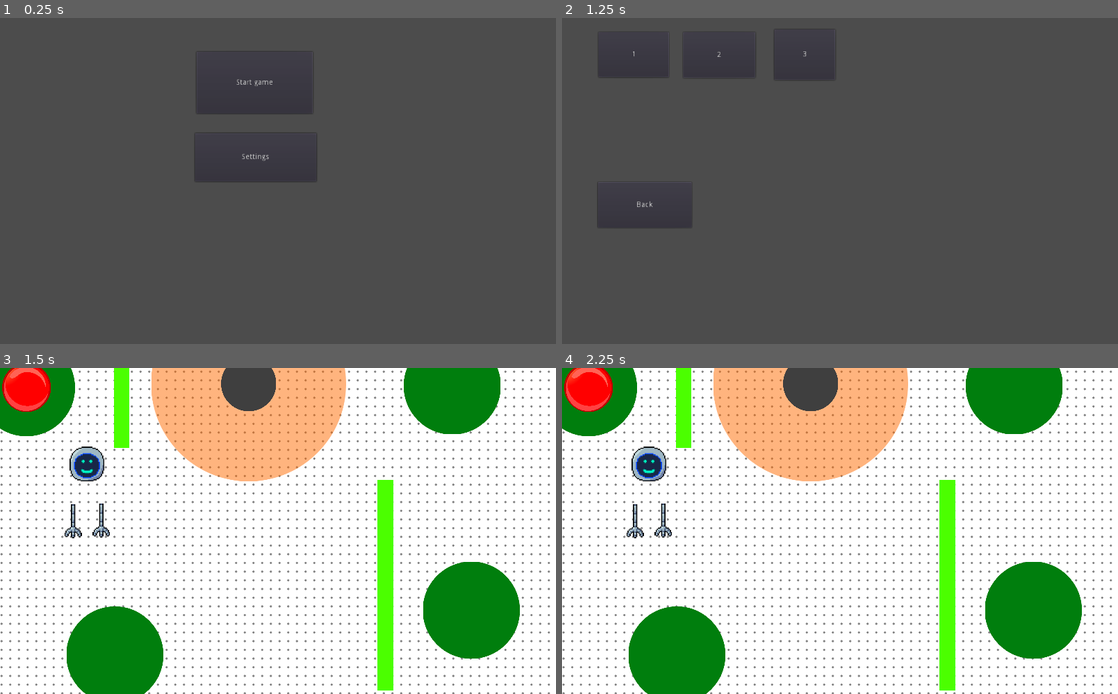
Above: before the commit, frames 1-4 (two rows, left to right).
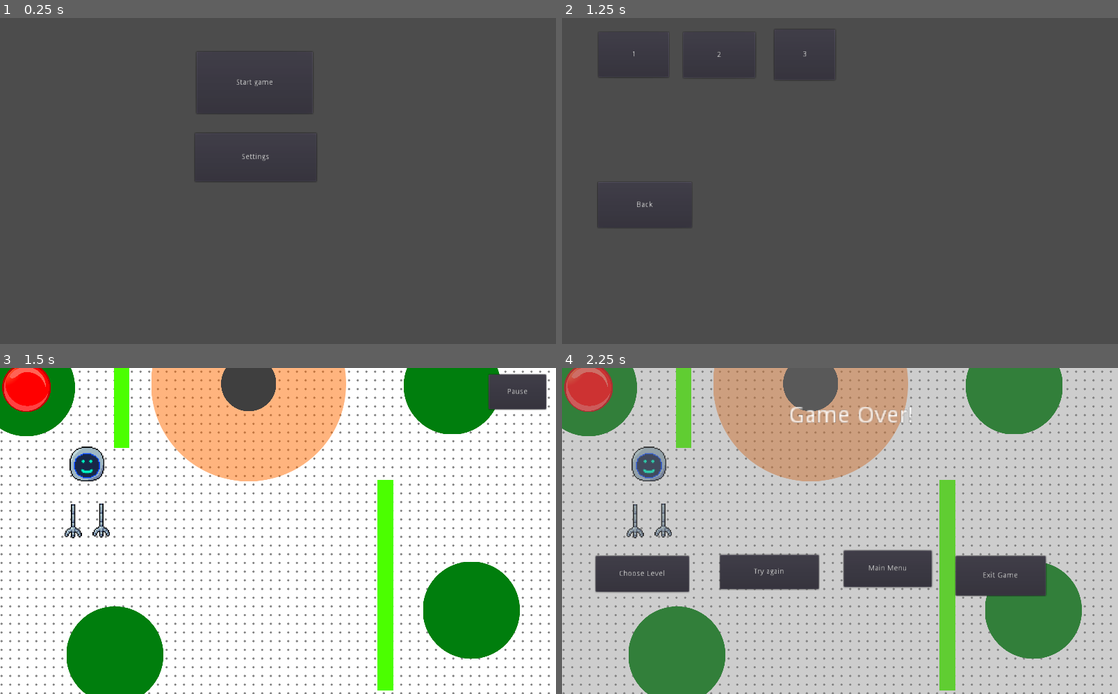
Above: after the commit, the same moments.

Repository: BaseCrusher/sdent_project
Game: Godot game, scene res://UI/MainMenu/MainMenu.tscn
Two runs of this game, one before a commit and one after it. Both use one fixed random seed, a clock stepped at 60 frames per second and the inputs below.
Inputs (mouse positions are in pixels of both pictures, inside the frame that each line leads up to):
- Up to frame 1 (0.25 s): no input
- Up to frame 2 (1.25 s): click "Start game" at 0.5 s
- Up to frame 3 (1.5 s): click "1" at 1.25 s
- Up to frame 4 (2.25 s): click (1079, 390) at 2 s, where only the run after the commit has a clickable "Pause"

Frames 1-2 are identical in both runs. In frame 3, 1.2% of the frame differs, in the area x 87-99%, y 1-14%; in frame 4, 97%, in the area x 0-100%, y 0-100%.

Commit message:
improved how levels are loaded

Diff:
--- a/GameObjects/Character/CharacterScript.gd
+++ b/GameObjects/Character/CharacterScript.gd
@@ -15,19 +15,21 @@
 var move_direction : Vector2 = Vector2.ZERO
 var speed : float = 0.0
 var state : int = CharacterStates.ATTACHED_TO_PLATE
+var current_level
 # Offset between mouse and character center. Needed for better pull mechanic
 var grabbed_offset = Vector2()
 
-onready var level_global : Node = $"/root/LevelGlobal"
+func _ready():
+	$"./..".connect("ready", self, "_on_finished_level_loading")
 
 
-func _ready():
-	start_pos = position
-
+func _on_finished_level_loading():
+	current_level = $"/root/LevelGlobal".current_level
+	start_pos = global_position
 
 func set_position(new_position : Vector2) -> void:
-	position = new_position
-	start_pos = position
+	global_position = new_position
+	start_pos = global_position
 
 
 func _input(event):
@@ -41,39 +43,41 @@
 
 
 func _physics_process(delta):
-	if is_selected:
-		# Move character with mouse
+	if current_level != null and not current_level.is_game_over:
+		if speed == 0 and state != CharacterStates.ATTACHED_TO_PLATE:
+			current_level.game_over()
 
-		# TODO: Check if offset needt to be added before or after set length.
-		var temp_position = get_global_mouse_position() - start_pos + grabbed_offset
-		if temp_position.length() >= MAX_PULL_LENGTH:
-			temp_position = temp_position.clamped(MAX_PULL_LENGTH)
-		position = start_pos + temp_position
-	else:
-		# Move character when mouse released
-		position = position + (move_direction * speed * delta)
-		speed *= DAMPING
-		if speed <=10e-5:
-			move_direction = Vector2.ZERO
-			speed = 0
-		start_pos = global_position
-		pass
+		if is_selected:
+			# TODO: Check if offset needt to be added before or after set length.
+			var temp_position = get_global_mouse_position() - start_pos + grabbed_offset
+			if temp_position.length() >= MAX_PULL_LENGTH:
+				temp_position = temp_position.clamped(MAX_PULL_LENGTH)
+			global_position = start_pos + temp_position
+		else:
+			# Move character when mouse released
+			global_position = global_position + (move_direction * speed * delta)
+			speed *= DAMPING
+			if speed <=10e-3:
+				move_direction = Vector2.ZERO
+				speed = 0
+			start_pos = global_position
+			pass
 
 
 func handle_pulling():
 	is_selected = true
-	grabbed_offset = position - get_global_mouse_position()
+	grabbed_offset = global_position - get_global_mouse_position()
 	pass
 
 
 func handle_releasing():
 	is_selected = false
-	var distance = position.distance_to(start_pos)
+	var distance = global_position.distance_to(start_pos)
 	if distance > MIN_PULL_LENGTH:
 		state = CharacterStates.FLYING
-		move_direction = position.direction_to(start_pos) * distance * DIRECTION_VECTOR_MULTIPLIER
+		move_direction = global_position.direction_to(start_pos) * distance * DIRECTION_VECTOR_MULTIPLIER
 		speed = distance / VECTOR_LENGTH_TO_SPEED
 		if speed > MAX_SPEED:
 			speed = MAX_SPEED
 	else:
-		position = start_pos
+		global_position = start_pos
--- a/GameObjects/GravityFields/GravityField.gd
+++ b/GameObjects/GravityFields/GravityField.gd
@@ -2,17 +2,24 @@
 
 export(bool) var is_pulling = false
 var is_in_gravity: bool = false
-onready var level_global : Node = $"/root/LevelGlobal"
+onready var current_level : Node
+onready var character
+
+
+func _ready():
+	current_level = $"/root/LevelGlobal".current_level
+	character = current_level.character
 
 func _physics_process(delta) -> void:
-	if is_in_gravity:
-		if is_pulling:
-			level_global.character.move_direction += (global_position - level_global.character.position).normalized() * 20
-			level_global.character.speed += (global_position - level_global.character.position).length() / 100 / level_global.character.VECTOR_LENGTH_TO_SPEED
-		else:
-			level_global.character.move_direction -= (global_position - level_global.character.position).normalized() * 20
-			# TODO: add better calculation
-			level_global.character.speed += (global_position - level_global.character.position).length() / 100 / level_global.character.VECTOR_LENGTH_TO_SPEED
+	if current_level != null and not current_level.is_game_over:
+		if is_in_gravity:
+			if is_pulling:
+				character.move_direction += (global_position - character.global_position).normalized() * 20
+				character.speed += (global_position - character.global_position).length() / 100 / character.VECTOR_LENGTH_TO_SPEED
+			else:
+				character.move_direction -= (global_position - character.global_position).normalized() * 20
+				# TODO: add better calculation
+				character.speed += (global_position - character.global_position).length() / 100 / character.VECTOR_LENGTH_TO_SPEED
 
 
 
--- a/GameObjects/JumpPlates/JumpPlateScript.gd
+++ b/GameObjects/JumpPlates/JumpPlateScript.gd
@@ -4,16 +4,18 @@
 export(bool) var is_start_plate
 export(bool) var is_end_plate
 
-onready var level_global : Node = $"/root/LevelGlobal"
-onready var character : Node2D = level_global.get_character_node()
+onready var current_level : Node
+onready var character : Node2D
 
 var is_active : bool = true
 
 func _ready():
-	level_global.JUMP_PLATES.append(self)
+	current_level = $"/root/LevelGlobal".current_level
+	character = current_level.character
+	current_level.JUMP_PLATES.append(self)
 	if is_start_plate:
-		level_global.start_node = self
-		character.set_position(position)
+		current_level.start_node = self
+		character.set_position(self.position)
 
 
 func character_entered(body : Node):
@@ -21,10 +23,10 @@
 		print("bla")
 
 	if is_active and body is Character:
-		level_global.activate_all_jump_plates()
+		current_level.activate_all_jump_plates()
 		is_active = false
 		character.speed = 0.0
 		character.move_direction = Vector2.ZERO
 		character.state = CharacterStates.ATTACHED_TO_PLATE
-		character.position = position
+		character.global_position = position
 	pass # Replace with function body.
--- a/GameObjects/Obstacles/BarrierObstacleScript.gd
+++ b/GameObjects/Obstacles/BarrierObstacleScript.gd
@@ -1,6 +1,12 @@
 extends Node2D
 
-onready var level_global : LevelGlobal = $"/root/LevelGlobal"
+var current_level
+var character : Character
+
+func _ready():
+	current_level = $"/root/LevelGlobal".current_level
+	character = current_level.character
 
 func _on_body_entered(body) -> void:
-	level_global.game_over()
+	if character.state != CharacterStates.ATTACHED_TO_PLATE:
+		current_level.game_over()
--- a/Levels/AbstractLevelSript.gd
+++ b/Levels/AbstractLevelSript.gd
@@ -1,17 +1,33 @@
 extends Node2D
 
+onready var level_global : Node = $"/root/LevelGlobal"
+var JUMP_PLATES = []
+var start_node : Node2D = null
+var character : KinematicBody2D
+var is_game_over = false
+var current_level = null
 
-# Declare member variables here. Examples:
-# var a = 2
-# var b = "text"
-onready var level_global : Node = $"/root/LevelGlobal"
+func _ready():
+	var scene = preload("res://GameObjects/Character/Character.tscn").instance()
+	add_child(scene)
+	character = scene as KinematicBody2D
+	character.z_index = 10
+	level_global.current_level = self
 
-# Called when the node enters the scene tree for the first time.
-func _ready():
-	level_global.set_current_level(get_node("./.."))
-	pass # Replace with function body.
+func get_character_node() -> KinematicBody2D:
+	if character == null:
+		var scene = preload("res://GameObjects/Character/Character.tscn").instance()
+		add_child(scene)
+		character = scene as KinematicBody2D
+		character.z_index = 10
+		$LevelUI/LevelCamera.on_character_added(character)
+	return character
 
+func game_over():
+	is_game_over = true
+	character.speed = 0.0
+	$LevelUI/GameOver._on_game_over()
 
-# Called every frame. 'delta' is the elapsed time since the previous frame.
-#func _process(delta):
-#	pass
+func activate_all_jump_plates():
+	for plate in JUMP_PLATES:
+		plate.is_active = true
--- a/Levels/LevelGlobal.gd
+++ b/Levels/LevelGlobal.gd
@@ -1,45 +1,3 @@
 extends Node
 
-const JUMP_PLATES = []
-var start_node : Node2D = null
-var character : KinematicBody2D
-var is_game_over = false
-var current_level = null
-signal game_over
-signal level_loaded
-
-func get_character_node() -> KinematicBody2D:
-	if character == null:
-		var scene = preload("res://GameObjects/Character/Character.tscn").instance()
-		add_child(scene)
-		character = scene as KinematicBody2D
-		character.z_index = 10
-	return character
-
-
-func _ready():
-	pass
-
-func set_current_level(level):
-	current_level = level
-	emit_signal("level_loaded")
-	pass
-
-func _process(delta):
-	if current_level != null and not is_game_over and character.speed == 0.0 and character.state != CharacterStates.ATTACHED_TO_PLATE:
-		game_over()
-	pass
-
-
-func activate_all_jump_plates():
-	for plate in JUMP_PLATES:
-		plate.is_active = true
-
-func game_over():
-	is_game_over = true
-	emit_signal("game_over")
-
-
-func remove_character():
-	remove_child(character)
-	character = null
+var current_level
--- a/UI/LevelUI/GameOver.gd
+++ b/UI/LevelUI/GameOver.gd
@@ -1,45 +1,18 @@
 extends CanvasLayer
-
-
-# Declare member variables here. Examples:
-# var a = 2
-# var b = "text"
-
-
-# Called when the node enters the scene tree for the first time.
-onready var level_global : Node = $"/root/LevelGlobal"
-
-func _ready():
-	level_global.connect("game_over", self, "_on_game_over")
-	level_global.connect("level_loaded", self, "_on_level_loaded")
-	pass # Replace with function body.
-
-
-# Called every frame. 'delta' is the elapsed time since the previous frame.
-#func _process(delta):
-#	pass
-
-func _on_level_loaded():
-	$GameOver.visible = false
-	pass
 
 func _on_game_over():
 	$GameOver.visible = true
-	pass
 
 func _on_TryAgainBtn_pressed():
-	level_global.current_level.reset()
-	pass # Replace with function body.
+	get_tree().reload_current_scene()
 
 
 func _on_ChooseLvlBtn_pressed():
 	get_tree().change_scene("res://UI/LevelMenu/ChooseLvlMenu.tscn")
-	level_global.remove_character()
 
 
 func _on_MainMenuBtn_pressed():
 	get_tree().change_scene("res://UI/MainMenu/MainMenu.tscn")
-	level_global.remove_character()
 
 
 func _on_ExitBtn_pressed():
--- a/UI/LevelUI/GameOver.tscn
+++ b/UI/LevelUI/GameOver.tscn
@@ -7,6 +7,7 @@
 script = ExtResource( 1 )
 
 [node name="GameOver" type="Node2D" parent="."]
+visible = false
 
 [node name="TryAgainBtn" type="Button" parent="GameOver"]
 margin_left = 291.325
--- a/UI/LevelUI/LevelCamera.gd
+++ b/UI/LevelUI/LevelCamera.gd
@@ -1,12 +1,7 @@
 extends Camera2D
 
-
-# Declare member variables here. Examples:
-# var a = 2
-# var b = "text"
-
-onready var level_global : Node = $"/root/LevelGlobal"
-onready var character : Node = level_global.get_character_node()
+onready var current_level : Node
+onready var character : Node
 onready var ui_node : Node = $"./.."
 
 var is_in_character = false
@@ -18,26 +13,32 @@
 const min_zoom = Vector2(1, 1)
 var max_zoom = Vector2(10, 10)
 
-# Called when the node enters the scene tree for the first time.
 func _ready():
+	$"./../..".connect("ready", self, "_on_finished_level_loading")
+
+
+func _on_finished_level_loading():
+	current_level = $"./../.."
+	character = current_level.character
 	character.connect("mouse_entered", self, "_handle_mouse_entered_character")
 	character.connect("mouse_exited", self, "_handle_mouse_exited_character")
-	pass # Replace with function body.
+
+
 
 func _handle_mouse_entered_character():
 	is_in_character = true
-	pass
+
 
 func _handle_mouse_exited_character():
 	is_in_character = false
-	pass
+
 
 func _process(delta):
 	zoom = lerp(zoom, target_zoom, delta * zoom_speed)
-	pass
+
 
 func _input(event):
-	if not level_global.is_game_over:
+	if current_level != null and not current_level.is_game_over:
 		if event is InputEventMouseButton and event.button_index == BUTTON_LEFT:
 			if not is_in_character:
 				if event.pressed:
--- /dev/null
+++ b/UI/LevelUI/LevelUI.gd
@@ -0,0 +1,22 @@
+extends Control
+
+
+# Declare member variables here. Examples:
+# var a = 2
+# var b = "text"
+
+
+# Called when the node enters the scene tree for the first time.
+func _ready():
+	pass # Replace with function body.
+
+
+# Called every frame. 'delta' is the elapsed time since the previous frame.
+#func _process(delta):
+#	pass
+
+
+func _on_Button_pressed():
+	$PlayUI/Button.visible = false
+	$GameOver/GameOver.visible = true
+	pass # Replace with function body.
--- a/UI/LevelUI/LevelUI.tscn
+++ b/UI/LevelUI/LevelUI.tscn
@@ -1,11 +1,13 @@
-[gd_scene load_steps=3 format=2]
+[gd_scene load_steps=4 format=2]
 
 [ext_resource path="res://UI/LevelUI/GameOver.tscn" type="PackedScene" id=1]
 [ext_resource path="res://UI/LevelUI/LevelCamera.gd" type="Script" id=2]
+[ext_resource path="res://UI/LevelUI/LevelUI.gd" type="Script" id=3]
 
 [node name="LevelUI" type="Control"]
 anchor_right = 1.0
 anchor_bottom = 1.0
+script = ExtResource( 3 )
 __meta__ = {
 "_edit_use_anchors_": false
 }
@@ -17,3 +19,16 @@
 script = ExtResource( 2 )
 
 [node name="GameOver" parent="." instance=ExtResource( 1 )]
+
+[node name="PlayUI" type="CanvasLayer" parent="."]
+
+[node name="Button" type="Button" parent="PlayUI"]
+margin_left = 899.759
+margin_top = 11.7726
+margin_right = 1005.76
+margin_bottom = 75.7726
+text = "Pause"
+__meta__ = {
+"_edit_use_anchors_": false
+}
+[connection signal="pressed" from="PlayUI/Button" to="." method="_on_Button_pressed"]
